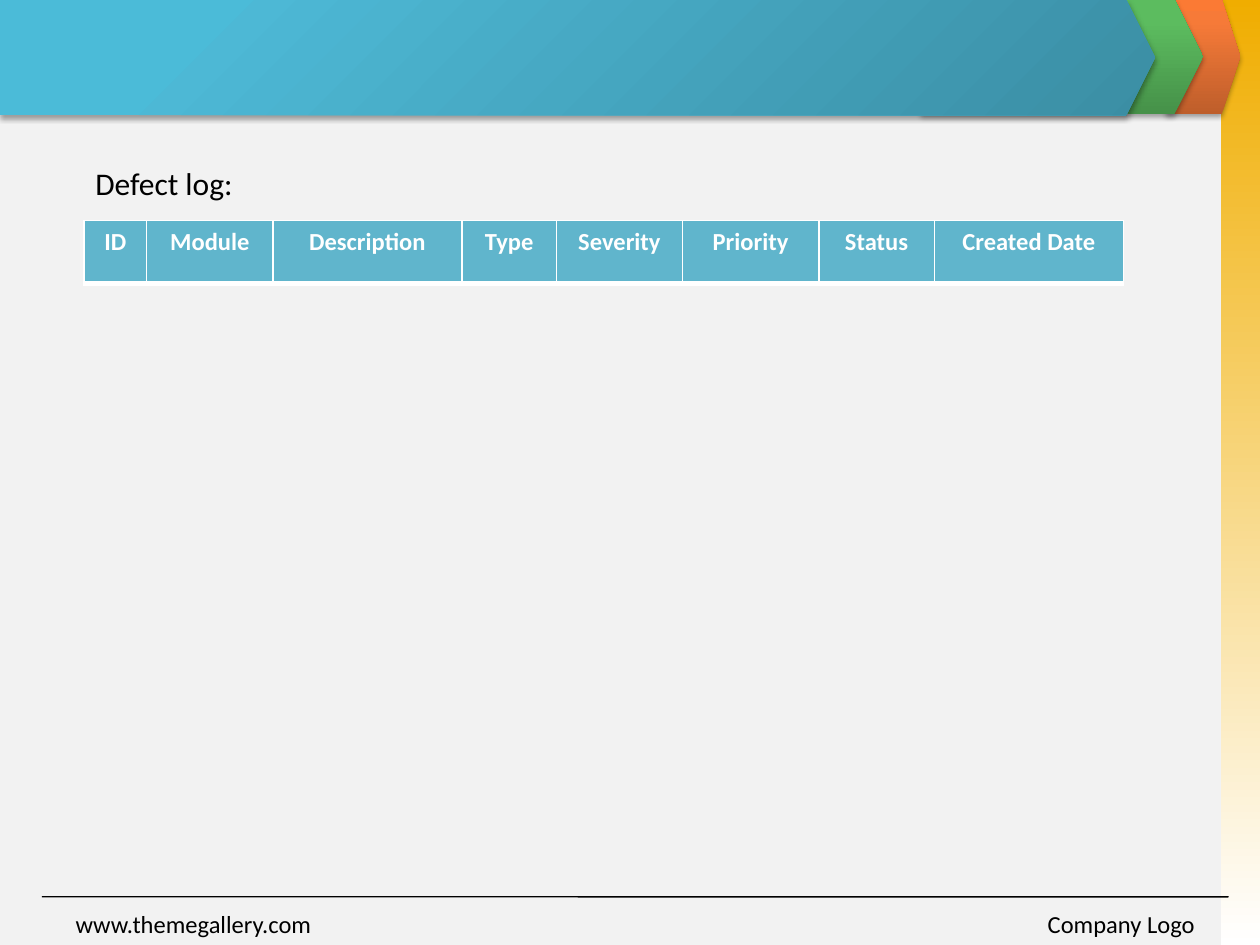
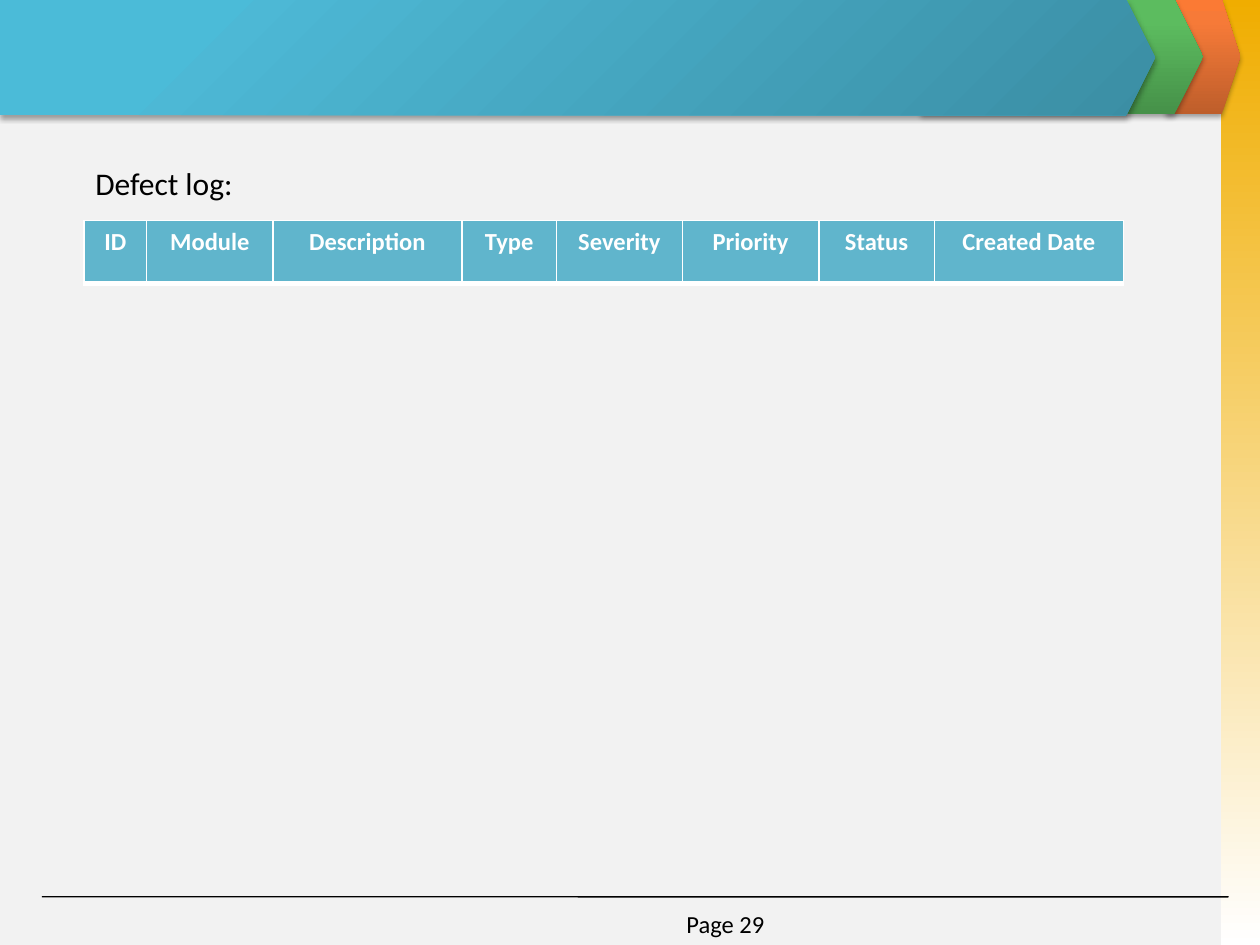
Before and after one commit to invisibleghost/e-learning-website, a slide deck: slide 29 of Document/Final report/Slide Present E-Learning.pptx. Drawn at 1260x945 pixels with LibreOffice and Linux fonts; fonts in the diff are those of the drawing. Boxes give left, top, right and bottom in pixels: in the first picture for what was removed or moved away, otherwise in the second. Text is boxed around its words. In the diff, an @@ line names an element or a change of style, - is before the commit and + after.

```diff
--- a/Document/Final report/Slide Present E-Learning.pptx
+++ b/Document/Final report/Slide Present E-Learning.pptx
@@ text removed at (76, 916, 311, 938) @@
-www.themegallery.com
@@ page number added at (686, 917, 764, 938), 14 pt, text #000000 @@
+Page 29
@@ text removed at (1048, 917, 1195, 938) @@
-Company Logo
```
Also in this commit, not shown: 33 other slides changed, 1 slide added, 1 slide removed.
